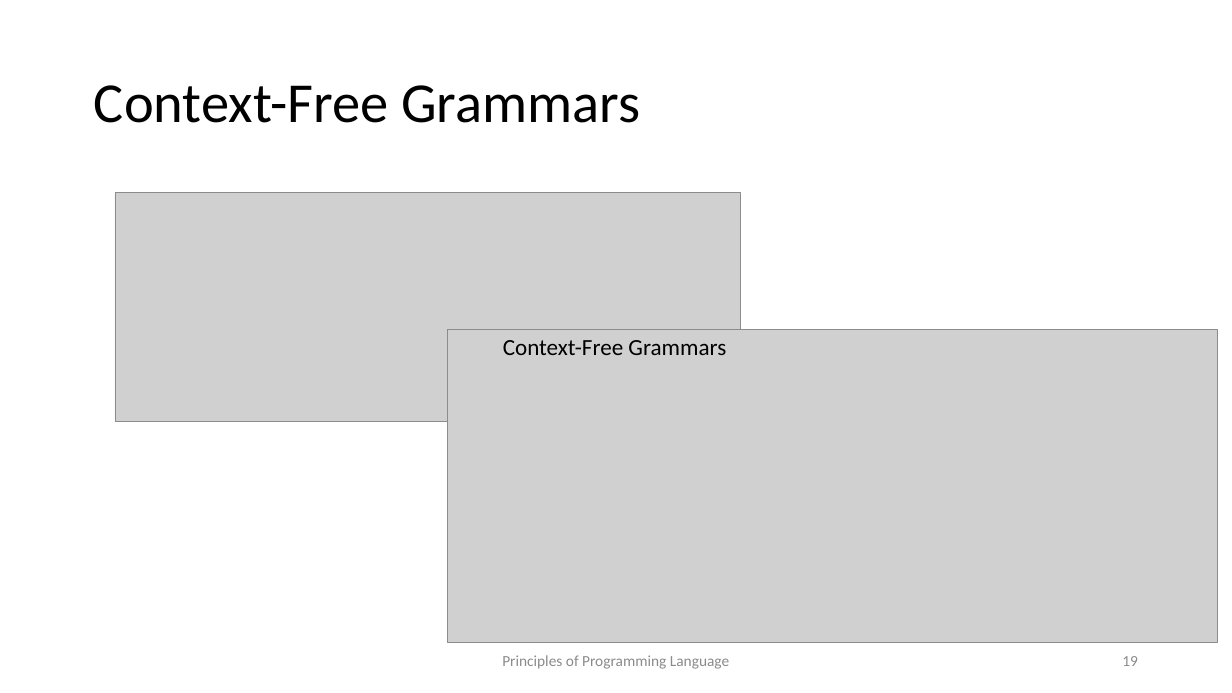
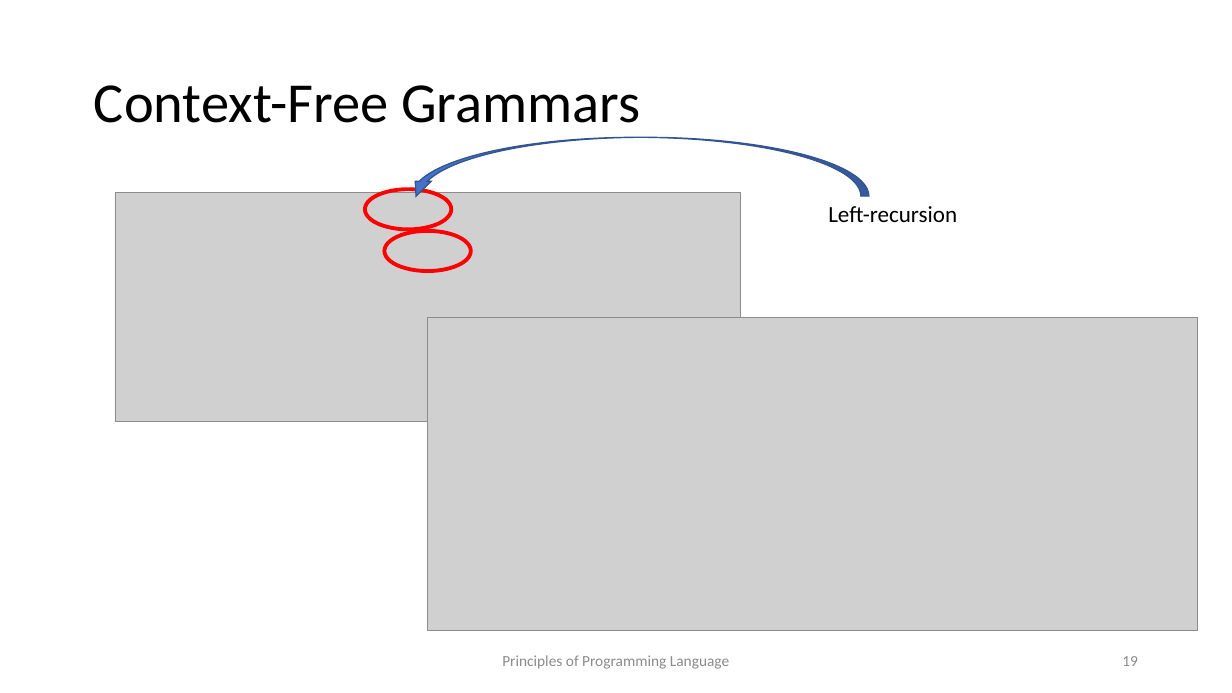
Before and after one commit to kongm/pl-design, a slide deck: slide 19 of syntax.pptx. Drawn at 1232x693 pixels with LibreOffice and Linux fonts; fonts in the diff are those of the drawing; grey boxes stand for pictures. Boxes give left, top, right and bottom in pixels: in the first picture for what was removed or moved away, otherwise in the second. Text is boxed around its words. In the diff, an @@ line names an element or a change of style, - is before the commit and + after.

```diff
--- a/syntax.pptx
+++ b/syntax.pptx
@@ curved right arrow added at (408, 137, 869, 196), fill #4472C4, outline #325491 1 pt @@
@@ ellipse added at (365, 189, 452, 230), outline #FF0000 3 pt @@
@@ text added at (828, 206, 957, 222), 18 pt, text #000000 @@
+Left-recursion
@@ ellipse added at (384, 231, 471, 272), outline #FF0000 3 pt @@
@@ picture: place and size @@
-picture at (447, 330, 1217, 643)
+picture at (428, 318, 1198, 631)
@@ text removed at (503, 340, 726, 355) @@
-Context-Free Grammars
```
Also in this commit, not shown: 1 other slide changed, 3 slides added, 3 other files.
